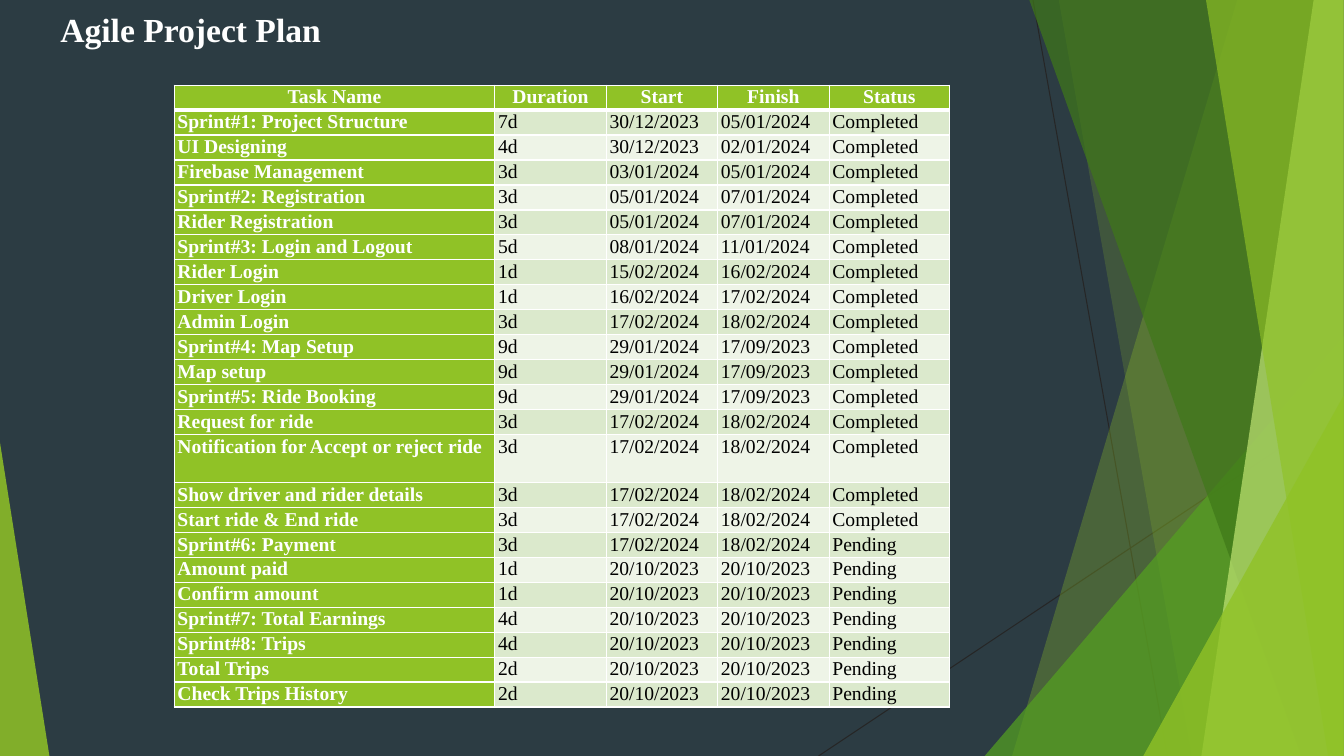
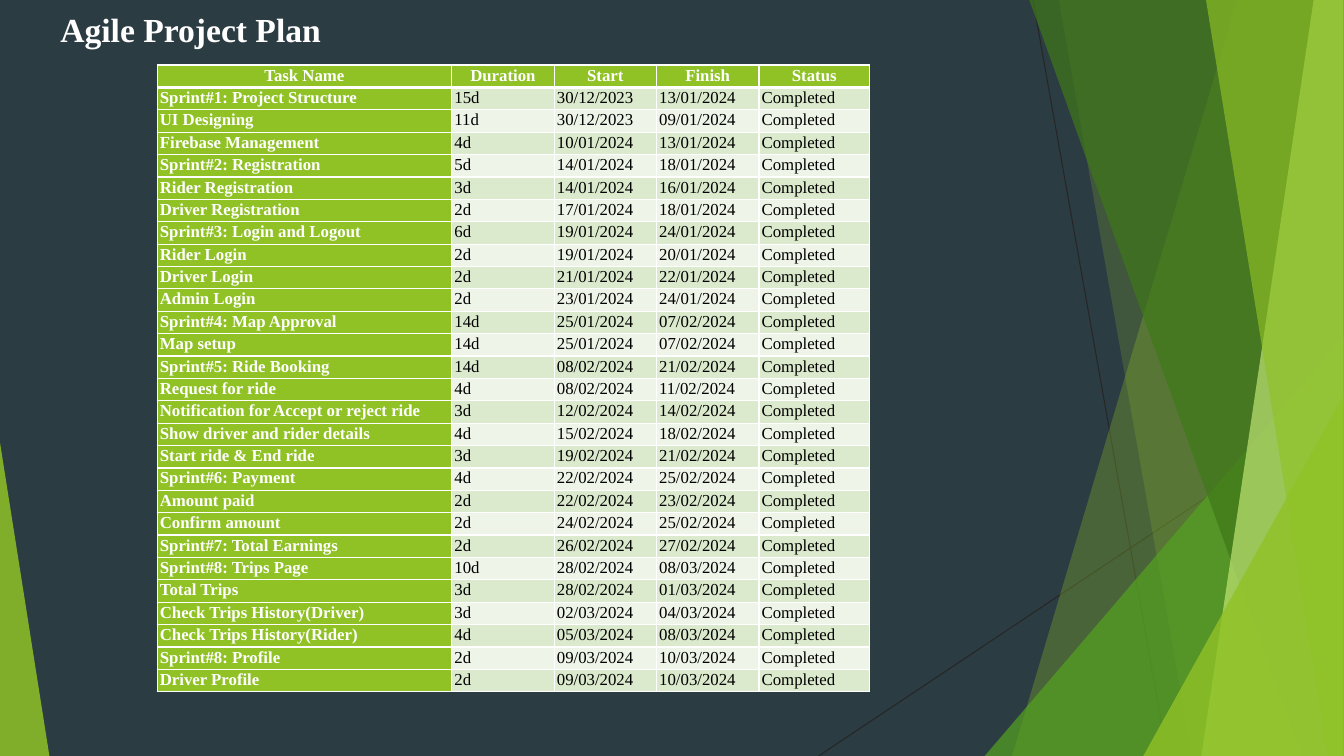
Before and after one commit to AmanPuthawala/UBERCLONE, a slide deck: slide 36 of materials/Uberclone.pptx (slide 32 before the commit). Drawn at 1344x756 pixels with LibreOffice and Linux fonts; fonts in the diff are those of the drawing. Boxes give left, top, right and bottom in pixels: in the first picture for what was removed or moved away, otherwise in the second. Text is boxed around its words. In the diff, an @@ line names an element or a change of style, - is before the commit and + after.

```diff
--- a/materials/Uberclone.pptx
+++ b/materials/Uberclone.pptx
@@ table at (x1=157, y1=66, x2=871, y2=693) @@
-row 2: Sprint#1: Project Structure | 7d | 30/12/2023 | 05/01/2024 | Completed
-row 3: UI Designing | 4d | 30/12/2023 | 02/01/2024 | Completed
-row 4: Firebase Management | 3d | 03/01/2024 | 05/01/2024 | Completed
-row 5: Sprint#2: Registration | 3d | 05/01/2024 | 07/01/2024 | Completed
-row 6: Rider Registration | 3d | 05/01/2024 | 07/01/2024 | Completed
-row 7: Sprint#3: Login and Logout | 5d | 08/01/2024 | 11/01/2024 | Completed
-row 8: Rider Login | 1d | 15/02/2024 | 16/02/2024 | Completed
-row 9: Driver Login | 1d | 16/02/2024 | 17/02/2024 | Completed
-row 10: Admin Login | 3d | 17/02/2024 | 18/02/2024 | Completed
-row 11: Sprint#4: Map Setup | 9d | 29/01/2024 | 17/09/2023 | Completed
-row 12: Map setup | 9d | 29/01/2024 | 17/09/2023 | Completed
-row 13: Sprint#5: Ride Booking | 9d | 29/01/2024 | 17/09/2023 | Completed
-row 14: Request for ride | 3d | 17/02/2024 | 18/02/2024 | Completed
-row 15: Notification for Accept or reject ride | 3d | 17/02/2024 | 18/02/2024 | Completed
-row 16: Show driver and rider details | 3d | 17/02/2024 | 18/02/2024 | Completed
-row 17: Start ride & End ride | 3d | 17/02/2024 | 18/02/2024 | Completed
-row 18: Sprint#6: Payment | 3d | 17/02/2024 | 18/02/2024 | Pending
-row 19: Amount paid | 1d | 20/10/2023 | 20/10/2023 | Pending
-row 20: Confirm amount | 1d | 20/10/2023 | 20/10/2023 | Pending
-row 21: Sprint#7: Total Earnings | 4d | 20/10/2023 | 20/10/2023 | Pending
-row 22: Sprint#8: Trips | 4d | 20/10/2023 | 20/10/2023 | Pending
-row 23: Total Trips | 2d | 20/10/2023 | 20/10/2023 | Pending
-row 24: Check Trips History | 2d | 20/10/2023 | 20/10/2023 | Pending
+row 2: Sprint#1: Project Structure | 15d | 30/12/2023 | 13/01/2024 | Completed
+row 3: UI Designing | 11d | 30/12/2023 | 09/01/2024 | Completed
+row 4: Firebase Management | 4d | 10/01/2024 | 13/01/2024 | Completed
+row 5: Sprint#2: Registration | 5d | 14/01/2024 | 18/01/2024 | Completed
+row 6: Rider Registration | 3d | 14/01/2024 | 16/01/2024 | Completed
+row 7: Driver Registration | 2d | 17/01/2024 | 18/01/2024 | Completed
+row 8: Sprint#3: Login and Logout | 6d | 19/01/2024 | 24/01/2024 | Completed
+row 9: Rider Login | 2d | 19/01/2024 | 20/01/2024 | Completed
+row 10: Driver Login | 2d | 21/01/2024 | 22/01/2024 | Completed
+row 11: Admin Login | 2d | 23/01/2024 | 24/01/2024 | Completed
+row 12: Sprint#4: Map Approval | 14d | 25/01/2024 | 07/02/2024 | Completed
+row 13: Map setup | 14d | 25/01/2024 | 07/02/2024 | Completed
+row 14: Sprint#5: Ride Booking | 14d | 08/02/2024 | 21/02/2024 | Completed
+row 15: Request for ride | 4d | 08/02/2024 | 11/02/2024 | Completed
+row 16: Notification for Accept or reject ride | 3d | 12/02/2024 | 14/02/2024 | Completed
+row 17: Show driver and rider details | 4d | 15/02/2024 | 18/02/2024 | Completed
+row 18: Start ride & End ride | 3d | 19/02/2024 | 21/02/2024 | Completed
+row 19: Sprint#6: Payment | 4d | 22/02/2024 | 25/02/2024 | Completed
+row 20: Amount paid | 2d | 22/02/2024 | 23/02/2024 | Completed
+row 21: Confirm amount | 2d | 24/02/2024 | 25/02/2024 | Completed
+row 22: Sprint#7: Total Earnings | 2d | 26/02/2024 | 27/02/2024 | Completed
+row 23: Sprint#8: Trips Page | 10d | 28/02/2024 | 08/03/2024 | Completed
+row 24: Total Trips | 3d | 28/02/2024 | 01/03/2024 | Completed
+row 25: Check Trips History(Driver) | 3d | 02/03/2024 | 04/03/2024 | Completed
+row 26: Check Trips History(Rider) | 4d | 05/03/2024 | 08/03/2024 | Completed
+row 27: Sprint#8: Profile | 2d | 09/03/2024 | 10/03/2024 | Completed
+row 28: Driver Profile | 2d | 09/03/2024 | 10/03/2024 | Completed
@@ table resized from (x1=174, y1=85, x2=952, y2=709) to (x1=157, y1=66, x2=871, y2=693) @@
```
Also in this commit, not shown: 15 other slides changed, 14 slides added, 10 slides removed.
